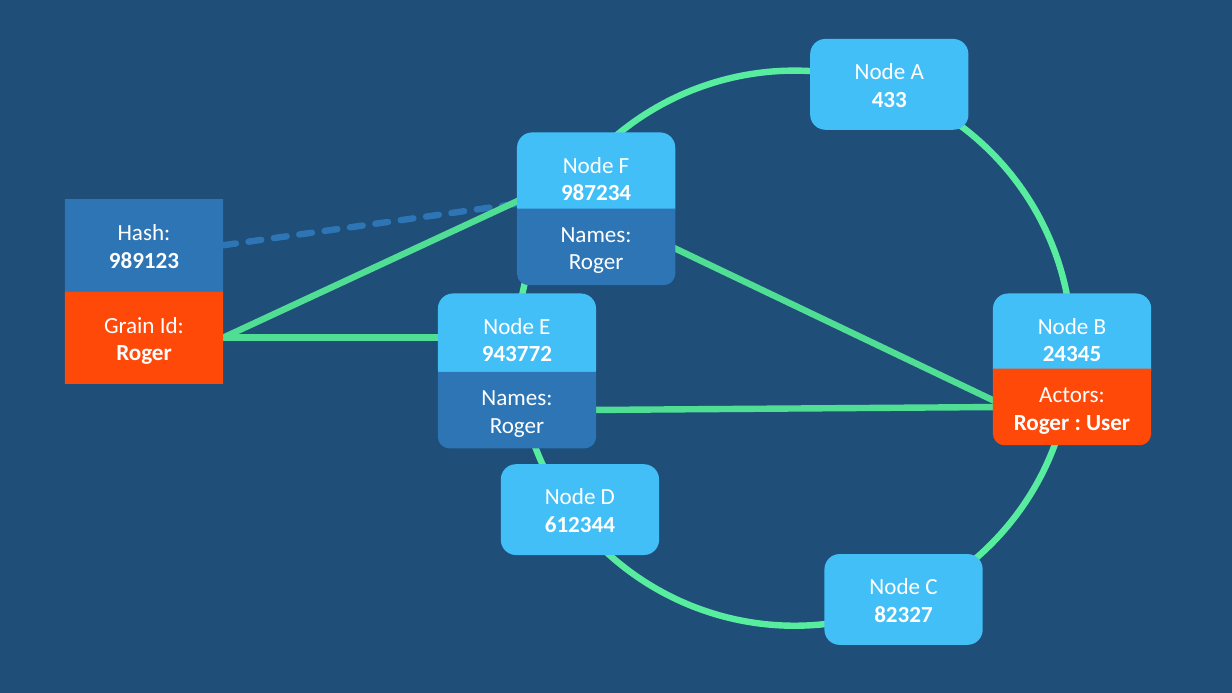
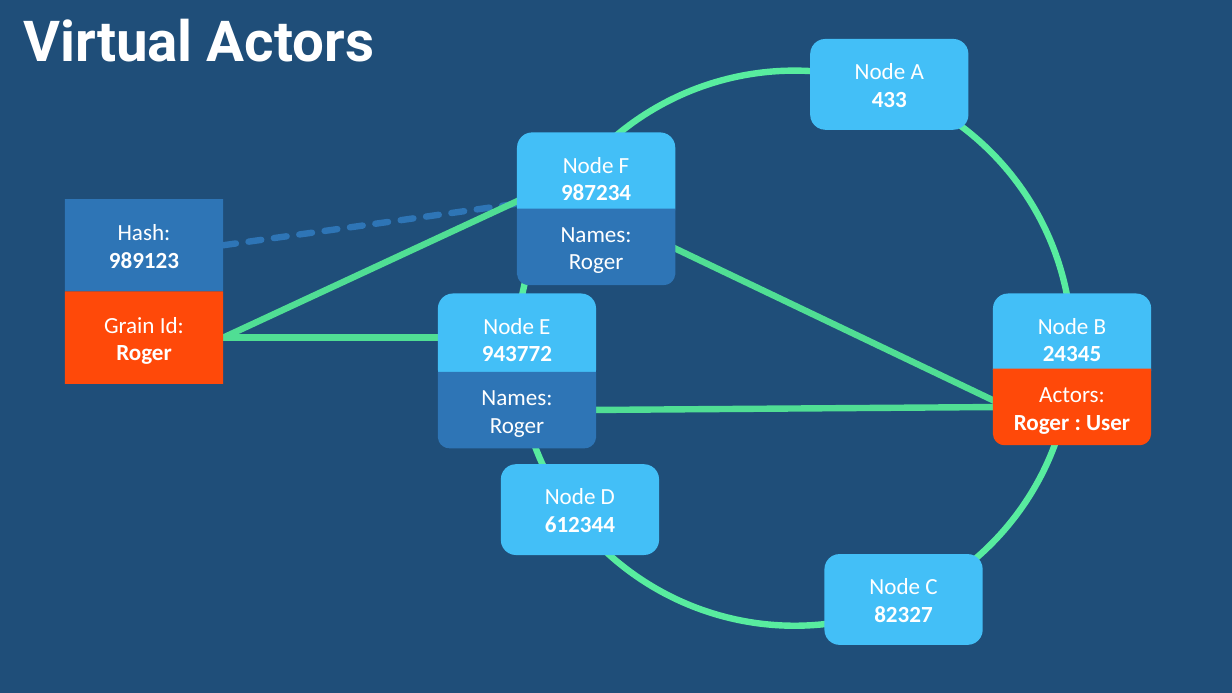
Before and after one commit to rogeralsing/Presentations, a slide deck: slide 36 of FailingGracefully/QConSP/failingactors.pptx (slide 37 before the commit). Drawn at 1232x693 pixels with LibreOffice and Linux fonts; fonts in the diff are those of the drawing. Boxes give left, top, right and bottom in pixels: in the first picture for what was removed or moved away, otherwise in the second. Text is boxed around its words. In the diff, an @@ line names an element or a change of style, - is before the commit and + after.

```diff
--- a/FailingGracefully/QConSP/failingactors.pptx
+++ b/FailingGracefully/QConSP/failingactors.pptx
@@ text added at (x1=23, y1=18, x2=374, y2=62), 44 pt, text #FFFFFF, bold @@
+Virtual Actors
```
Also in this commit, not shown: 6 other slides changed, 5 slides added, 6 slides removed, 3 other files.
